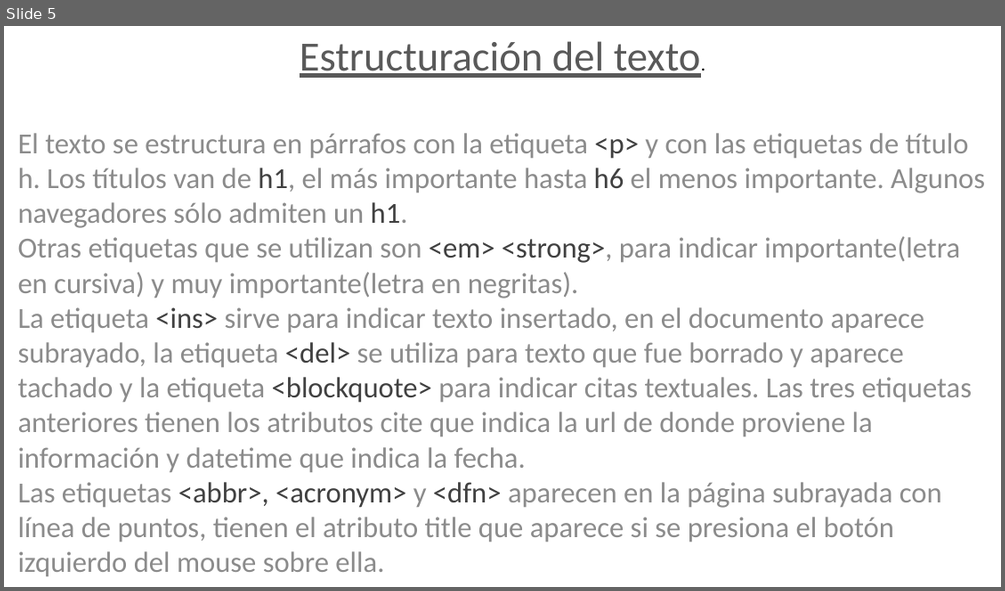
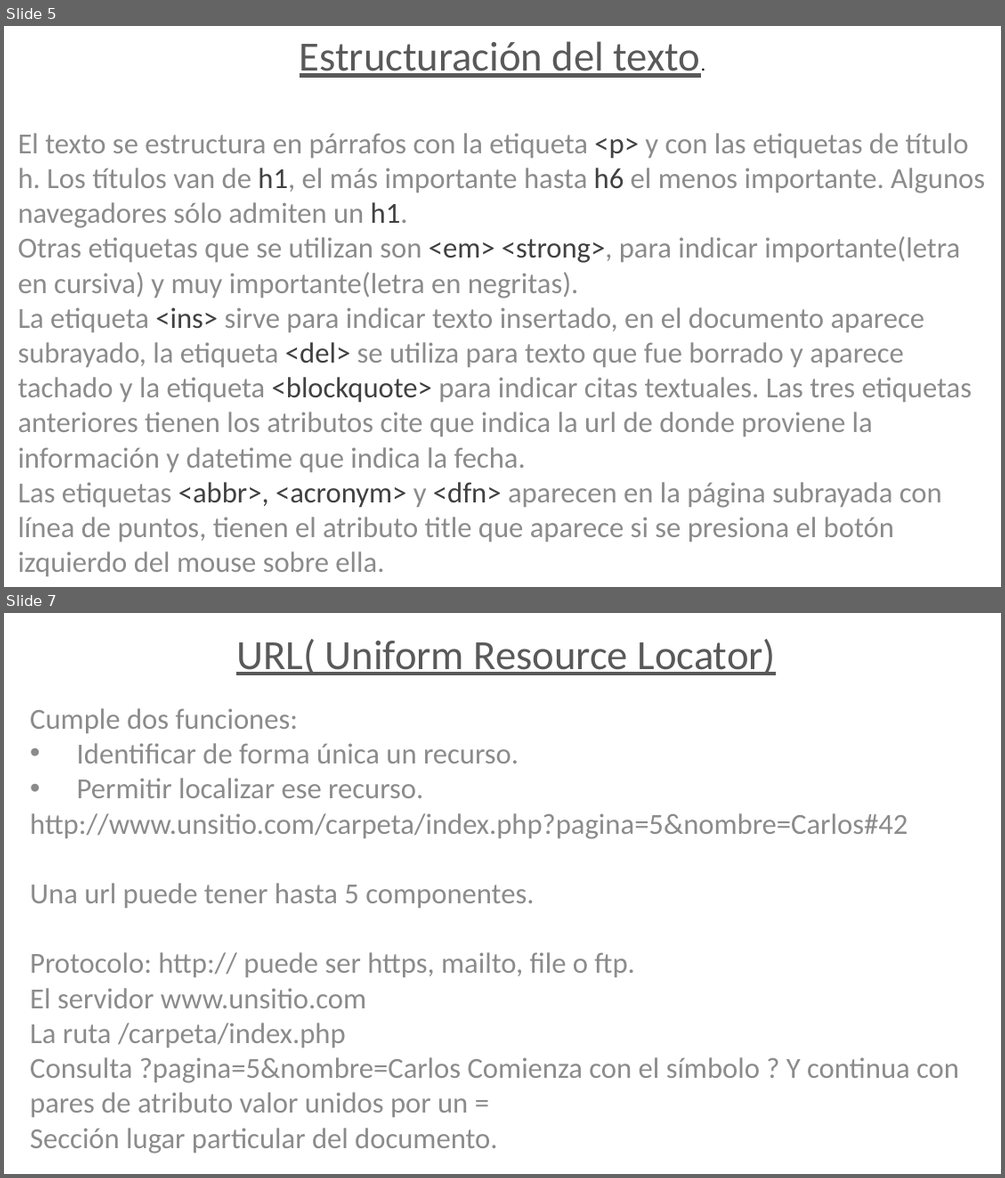
Before and after one commit to juanjomac/ApunteHtml, a slide deck: Presentación1.pptx. Shown one above the other, each under a label of ours: slide 5 before the commit, slides 5 and 7 after it; the slides between them are not shown. The pictures are 1005x591 and 1005x1178 pixels, drawn with LibreOffice and Linux fonts; fonts in the diff are those of the drawing. Boxes give left, top, right and bottom in pixels: in the first picture for what was removed or moved away, otherwise in the second. Text is boxed around its words. In the diff, an @@ line names an element or a change of style, - is before the commit and + after.

```diff
--- a/Presentación1.pptx
+++ b/Presentación1.pptx
@@ slide 7 added at [4,613,1001,1174], background #FFFFFF @@
@@ text added at [30,639,959,1153], 28 pt, text #8C8C8C @@
+URL( Uniform Resource Locator)
+Cumple dos funciones:
+• Identificar de forma única un recurso.
+• Permitir localizar ese recurso.
+http://www.unsitio.com/carpeta/index.php?pagina=5&nombre=Carlos#42
+Una url puede tener hasta 5 componentes.
+Protocolo: http:// puede ser https, mailto, file o ftp.
+El servidor www.unsitio.com
+La ruta /carpeta/index.php
+Consulta ?pagina=5&nombre=Carlos Comienza con el símbolo ? Y continua con pares de atributo valor unidos por un =
+Sección lugar particular del documento.
```
Also in this commit, not shown: 1 slide changed, 11 other slides added, 1 slide removed.
